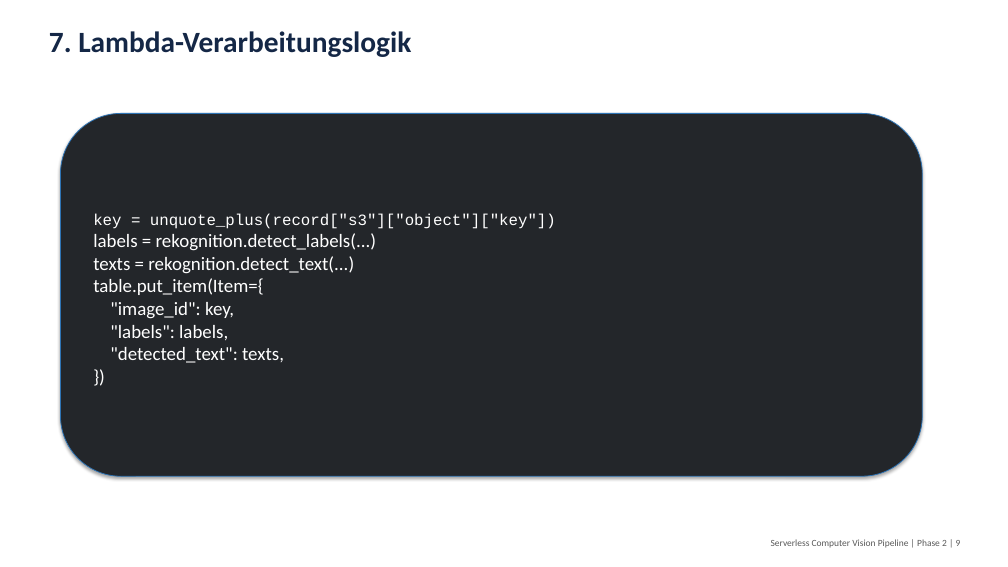
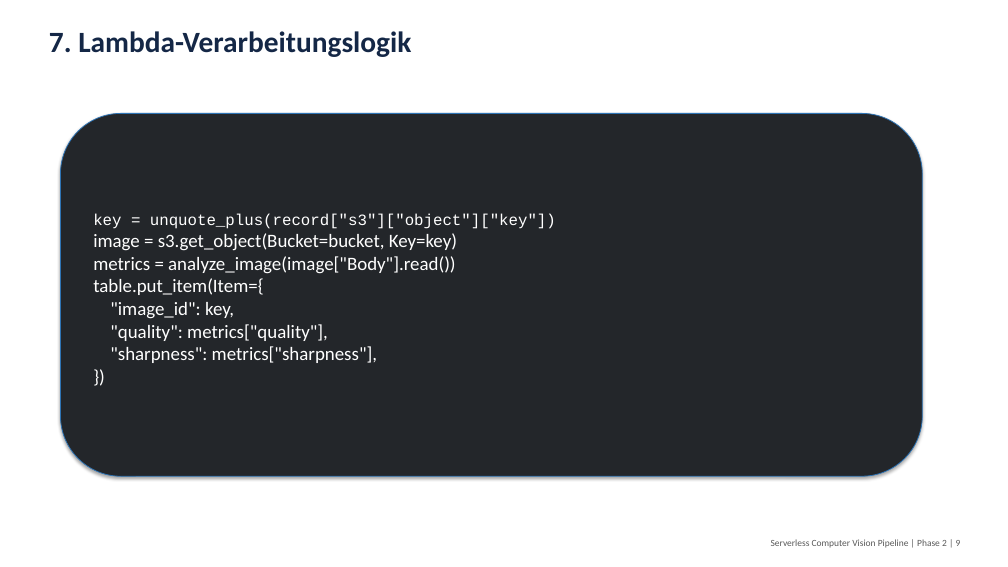
Before and after one commit to matthiasworz-wq/serverless-computer-vision-pipelin, a slide deck: slide 9 of Phase2_Serverless_Computer_Vision_Pipeline.pptx. Drawn at 1008x567 pixels with LibreOffice and Linux fonts; fonts in the diff are those of the drawing. Boxes give left, top, right and bottom in pixels: in the first picture for what was removed or moved away, otherwise in the second. Text is boxed around its words. In the diff, an @@ line names an element or a change of style, - is before the commit and + after.

```diff
--- a/Phase2_Serverless_Computer_Vision_Pipeline.pptx
+++ b/Phase2_Serverless_Computer_Vision_Pipeline.pptx
@@ text in rounded rectangle at [93,233,457,274]: text changed @@
-labels = rekognition.detect_labels(...)
-texts = rekognition.detect_text(...)
+image = s3.get_object(Bucket=bucket, Key=key)
+metrics = analyze_image(image["Body"].read())
@@ text in rounded rectangle at [110,324,377,363]: text changed @@
-"labels": labels,
-"detected_text": texts,
+"quality": metrics["quality"],
+"sharpness": metrics["sharpness"],
```
Also in this commit, not shown: 5 other slides changed, 13 other files.
